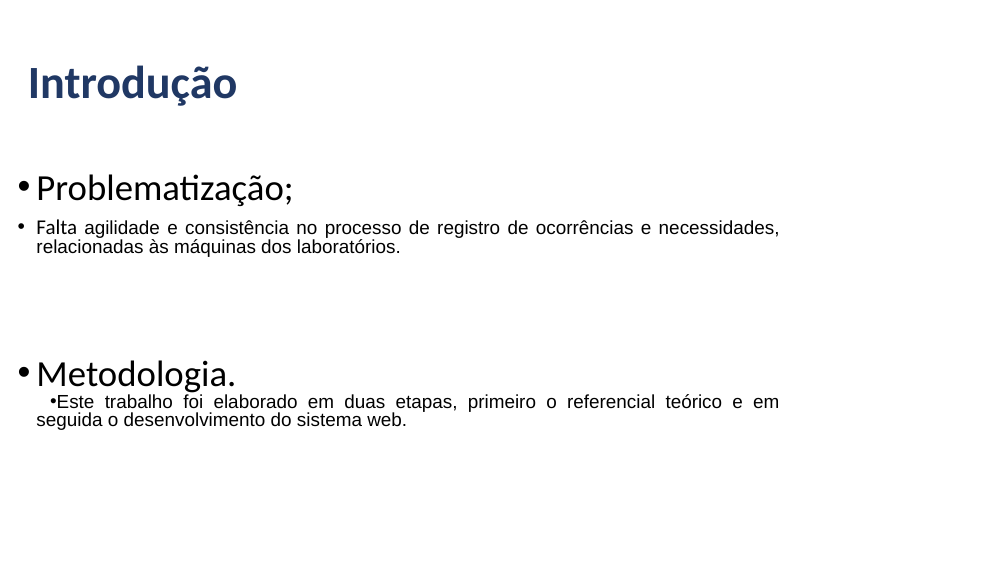
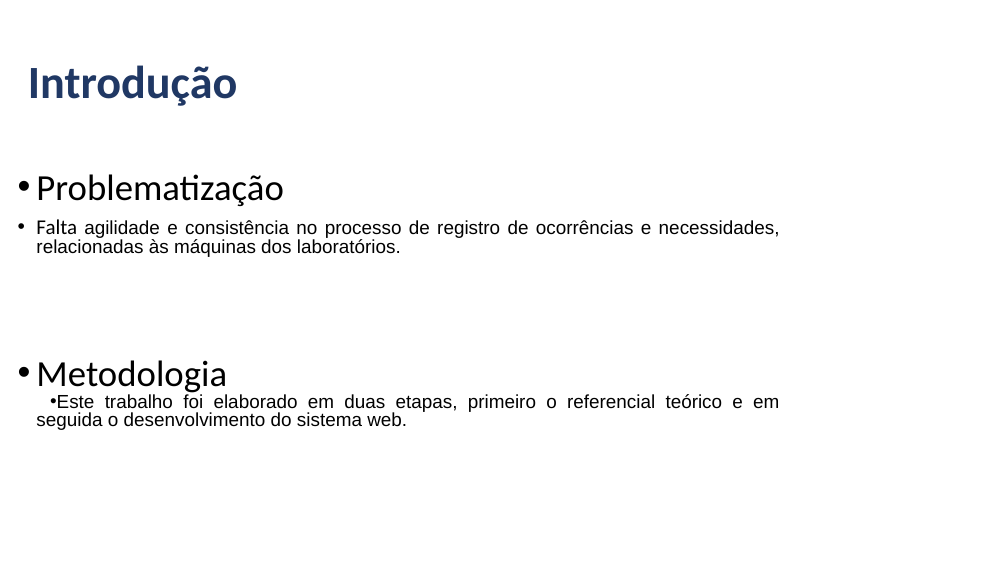
Before and after one commit to deivid-afonso/helpedesk7new, a slide deck: slide 3 of Documentacao/apresentacao tcc.pptx. Drawn at 1008x567 pixels with LibreOffice and Linux fonts; fonts in the diff are those of the drawing. Boxes give left, top, right and bottom in pixels: in the first picture for what was removed or moved away, otherwise in the second. Text is boxed around its words. In the diff, an @@ line names an element or a change of style, - is before the commit and + after.

```diff
--- a/Documentacao/apresentacao tcc.pptx
+++ b/Documentacao/apresentacao tcc.pptx
@@ text at (36, 174, 283, 206): text changed @@
-• Problematização;
+• Problematização
@@ text at (36, 360, 227, 396): text changed @@
-• Metodologia.
+• Metodologia
```
Also in this commit, not shown: 1 other slide changed, 4 slides added, 2 slides removed, 6 other files.
